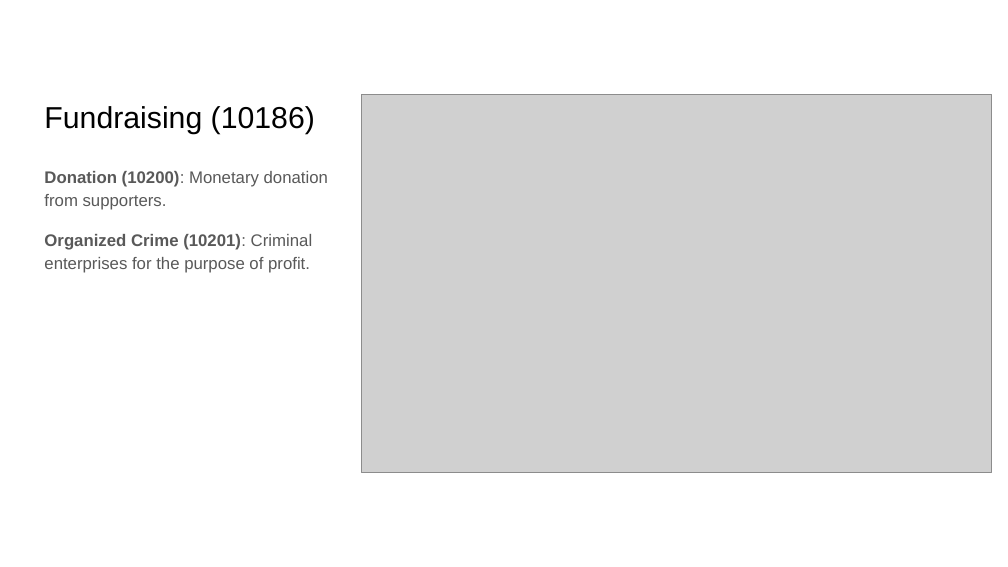
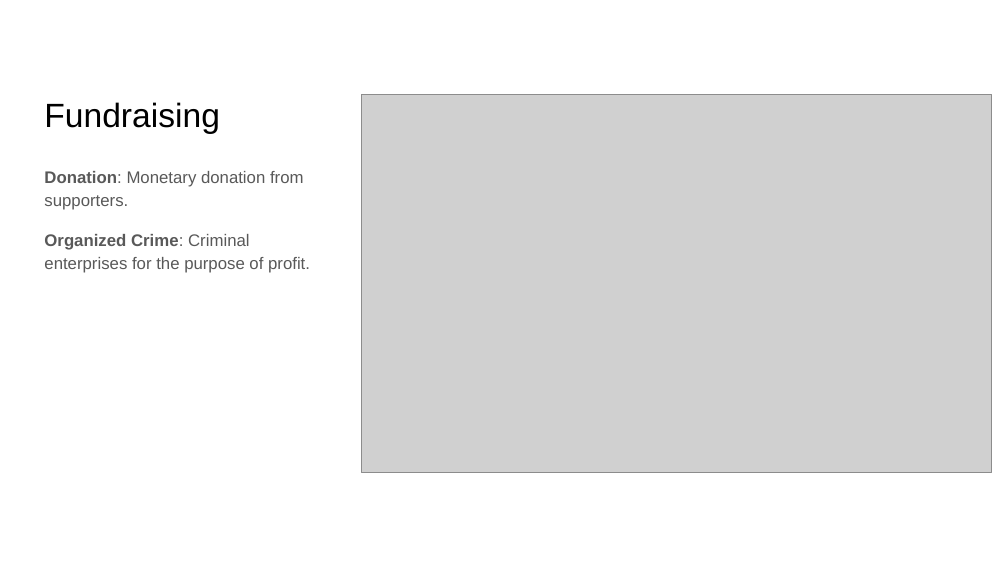
Before and after one commit to RESIN-KAIROS/schemalib, a slide deck: slide 5 of hrf/terrorist_attack.pptx. Drawn at 1008x567 pixels with LibreOffice and Linux fonts; fonts in the diff are those of the drawing; grey boxes stand for pictures. Boxes give left, top, right and bottom in pixels: in the first picture for what was removed or moved away, otherwise in the second. Text is boxed around its words. In the diff, an @@ line names an element or a change of style, - is before the commit and + after.

```diff
--- a/hrf/terrorist_attack.pptx
+++ b/hrf/terrorist_attack.pptx
@@ title at (44,102,220,134): text changed; size 21.6 to 24 pt @@
-Fundraising (10186)
+Fundraising
@@ text at (44,171,310,273): text changed @@
-Donation (10200): Monetary donation from supporters.
-Organized Crime (10201): Criminal enterprises for the purpose of profit.
+Donation: Monetary donation from supporters.
+Organized Crime: Criminal enterprises for the purpose of profit.
```
Also in this commit, not shown: 6 other slides changed.
